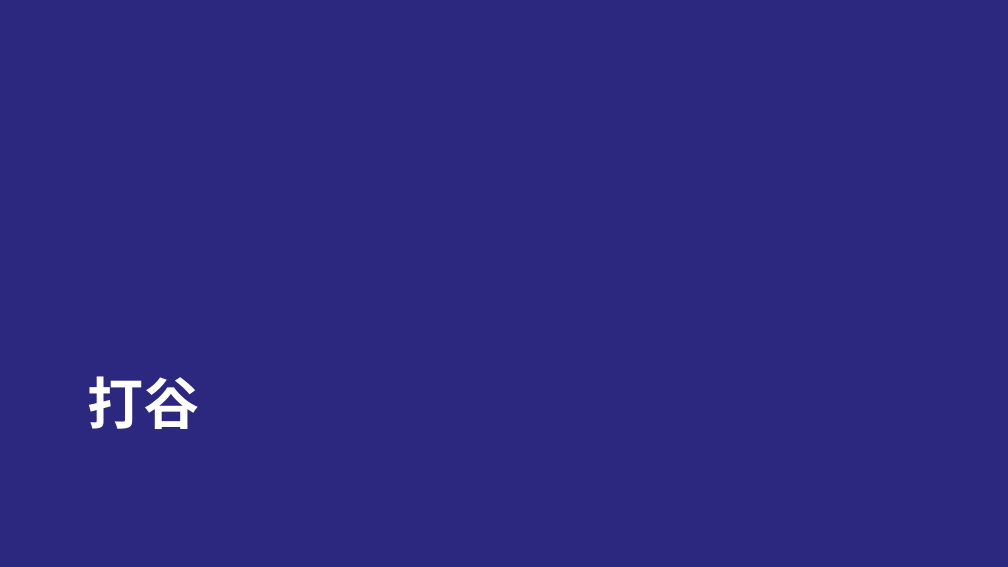
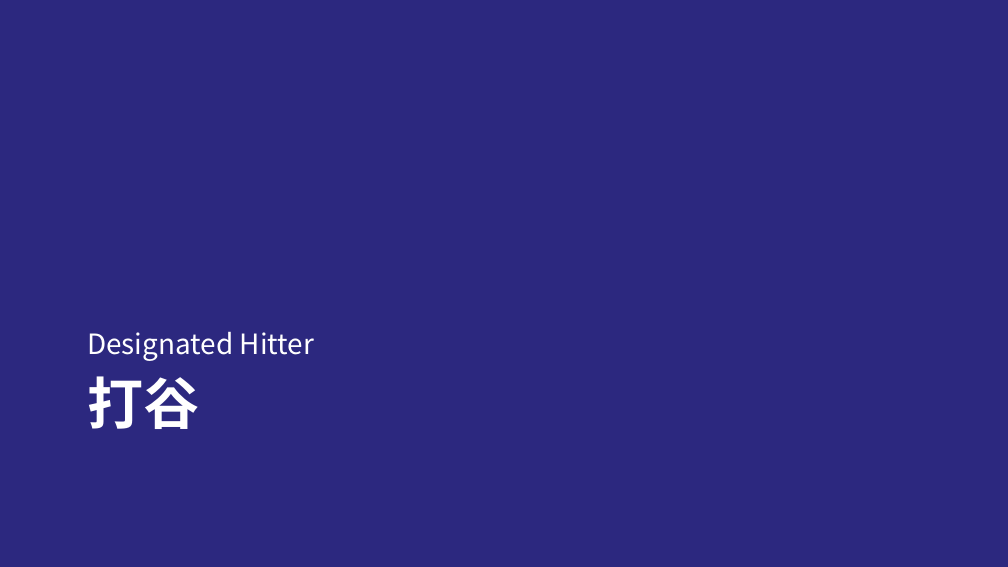
Before and after one commit to T-Reio/ohtani_analyze, a slide deck: slide 4 of slides/ohtani_tj.pptx. Drawn at 1008x567 pixels with LibreOffice and Linux fonts; fonts in the diff are those of the drawing; background and template pictures are left out. Boxes give left, top, right and bottom in pixels: in the first picture for what was removed or moved away, otherwise in the second. Text is boxed around its words. In the diff, an @@ line names an element or a change of style, - is before the commit and + after.

```diff
--- a/slides/ohtani_tj.pptx
+++ b/slides/ohtani_tj.pptx
@@ text added at [87, 331, 314, 361], 26.7 pt, text #FFFFFF @@
+Designated Hitter
```
Also in this commit, not shown: 8 other slides changed, 2 slides added, 1 other file.
